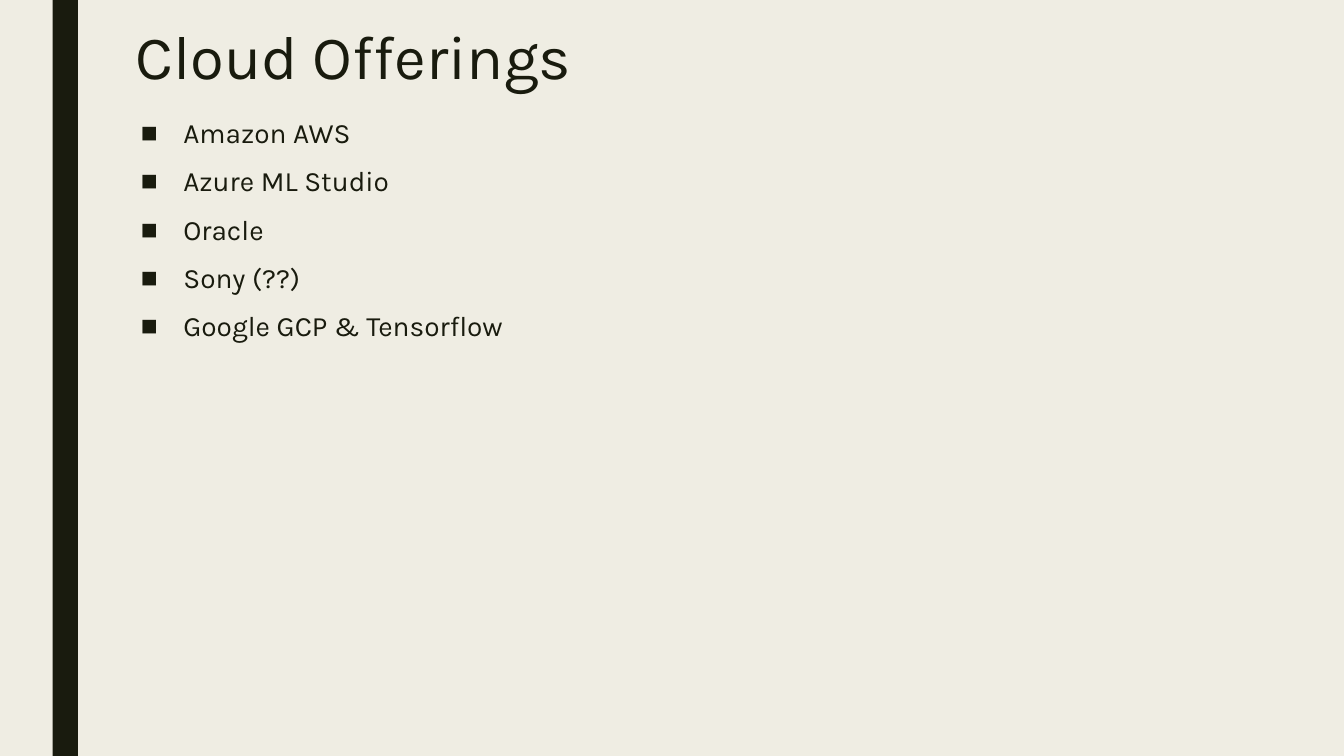
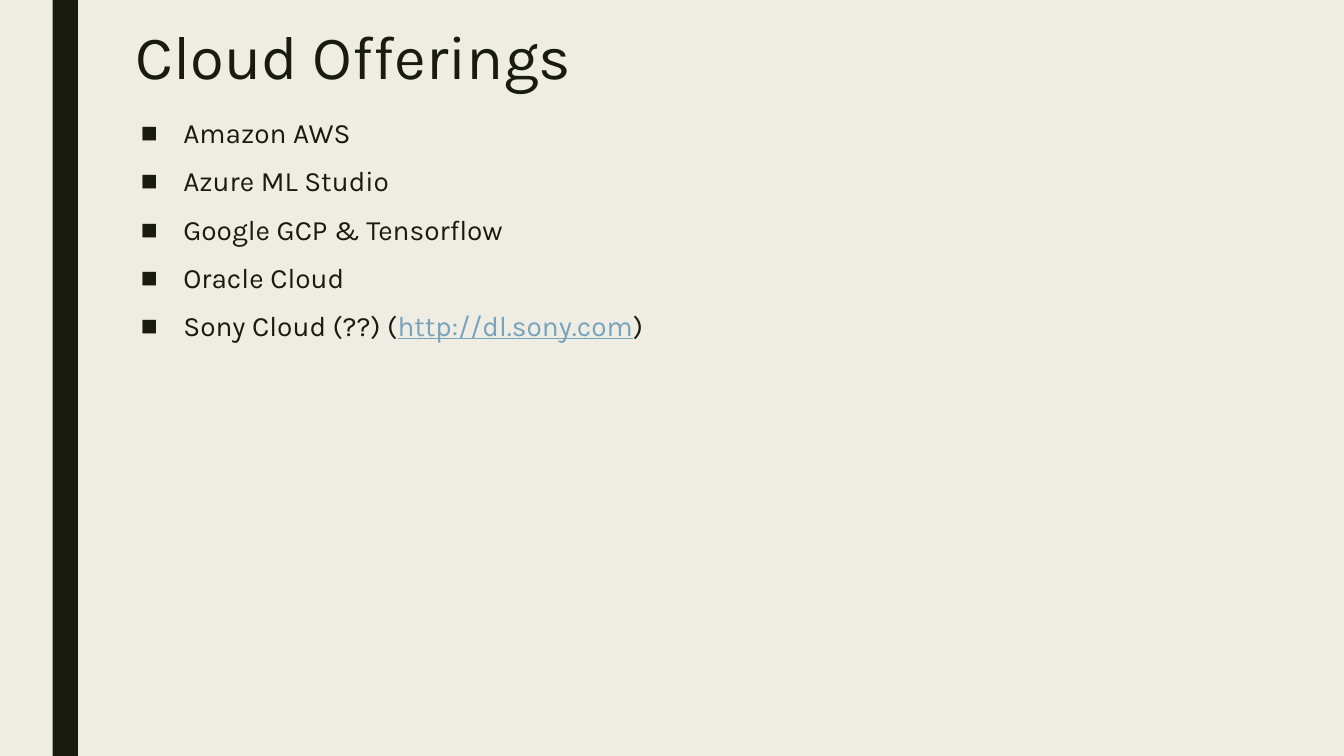
Before and after one commit to dougfoo/machineLearning, a slide deck: slide 17 of talks/MachineLearning101.pptx. Drawn at 1344x756 pixels with LibreOffice and Linux fonts; fonts in the diff are those of the drawing. Boxes give left, top, right and bottom in pixels: in the first picture for what was removed or moved away, otherwise in the second. Text is boxed around its words. In the diff, an @@ line names an element or a change of style, - is before the commit and + after.

```diff
--- a/talks/MachineLearning101.pptx
+++ b/talks/MachineLearning101.pptx
@@ text at box(183, 221, 263, 295): paragraphs removed @@
-■ Oracle
-■ Sony (??)
@@ text at box(183, 269, 643, 343): paragraphs added @@
+■ Oracle Cloud
+■ Sony Cloud (??) (http://dl.sony.com)
```
Also in this commit, not shown: 6 other slides changed.
